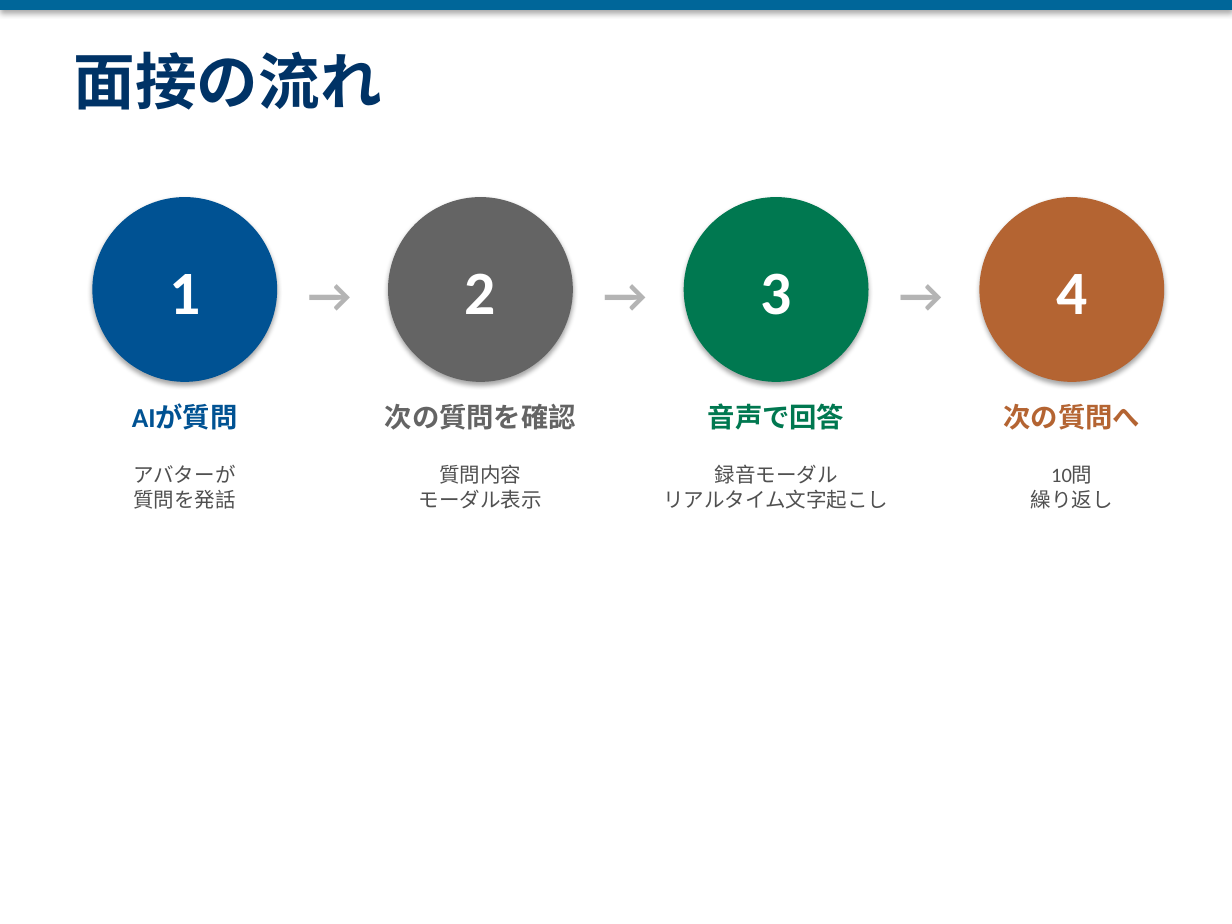
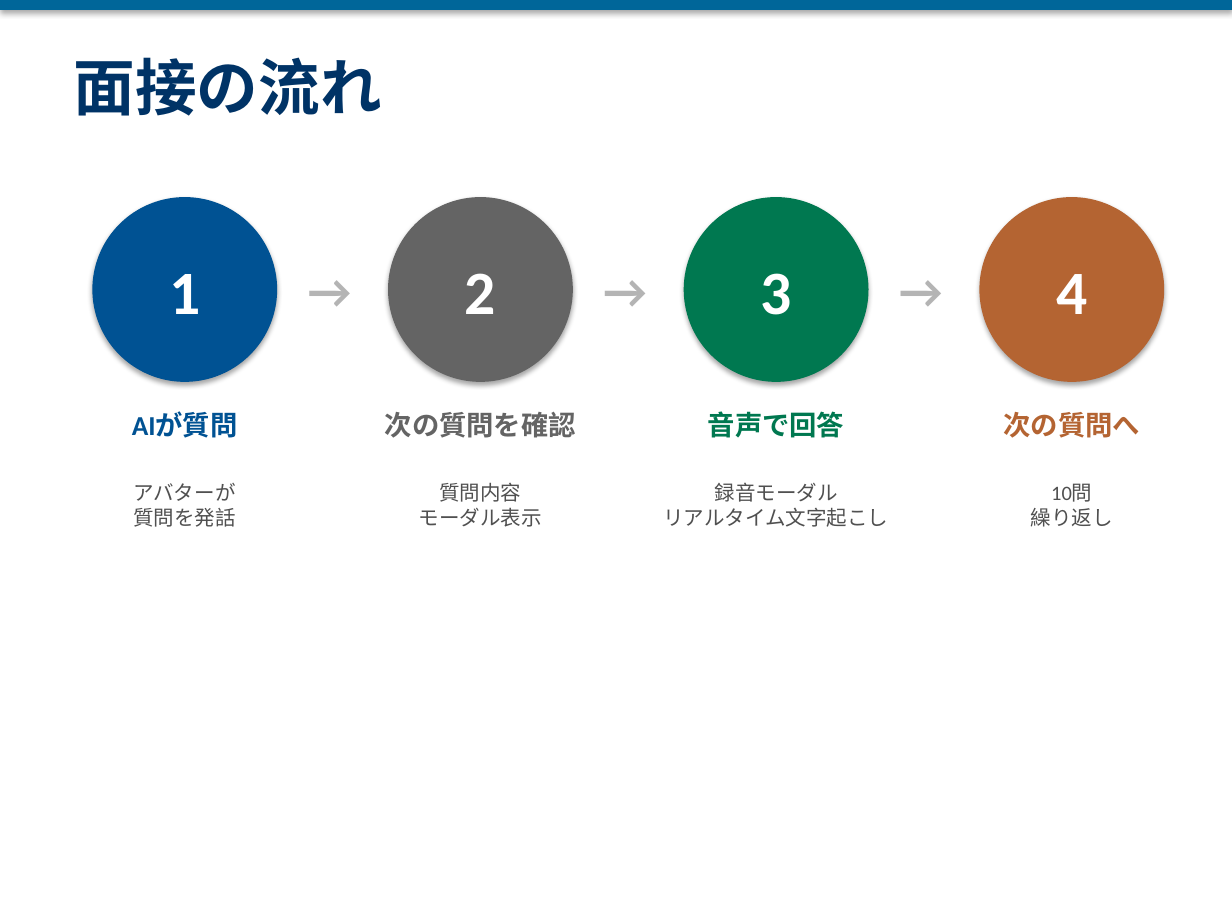
Before and after one commit to yoshidasendai115/ai-interview, a slide deck: slide 6 of docs/プレゼン資料/AI面接プラットフォーム_投資家向け.pptx. Drawn at 1232x924 pixels with LibreOffice and Linux fonts; fonts in the diff are those of the drawing. Boxes give left, top, right and bottom in pixels: in the first picture for what was removed or moved away, otherwise in the second. Text is boxed around its words. In the diff, an @@ line names an element or a change of style, - is before the commit and + after.

```diff
--- a/docs/プレゼン資料/AI面接プラットフォーム_投資家向け.pptx
+++ b/docs/プレゼン資料/AI面接プラットフォーム_投資家向け.pptx
@@ vertical alignment top to middle in 12 elements at [74, 57, 382, 116], [132, 413, 238, 438], [133, 483, 236, 527], [385, 412, 576, 438], [419, 482, 542, 527], [708, 411, 844, 438], [663, 483, 888, 527], [1004, 412, 1140, 438], [1031, 483, 1113, 527], [296, 259, 357, 320], [591, 259, 653, 320], [887, 259, 949, 320] @@
```
Also in this commit, not shown: 16 other slides changed, 2 slides added, 54 other files.
